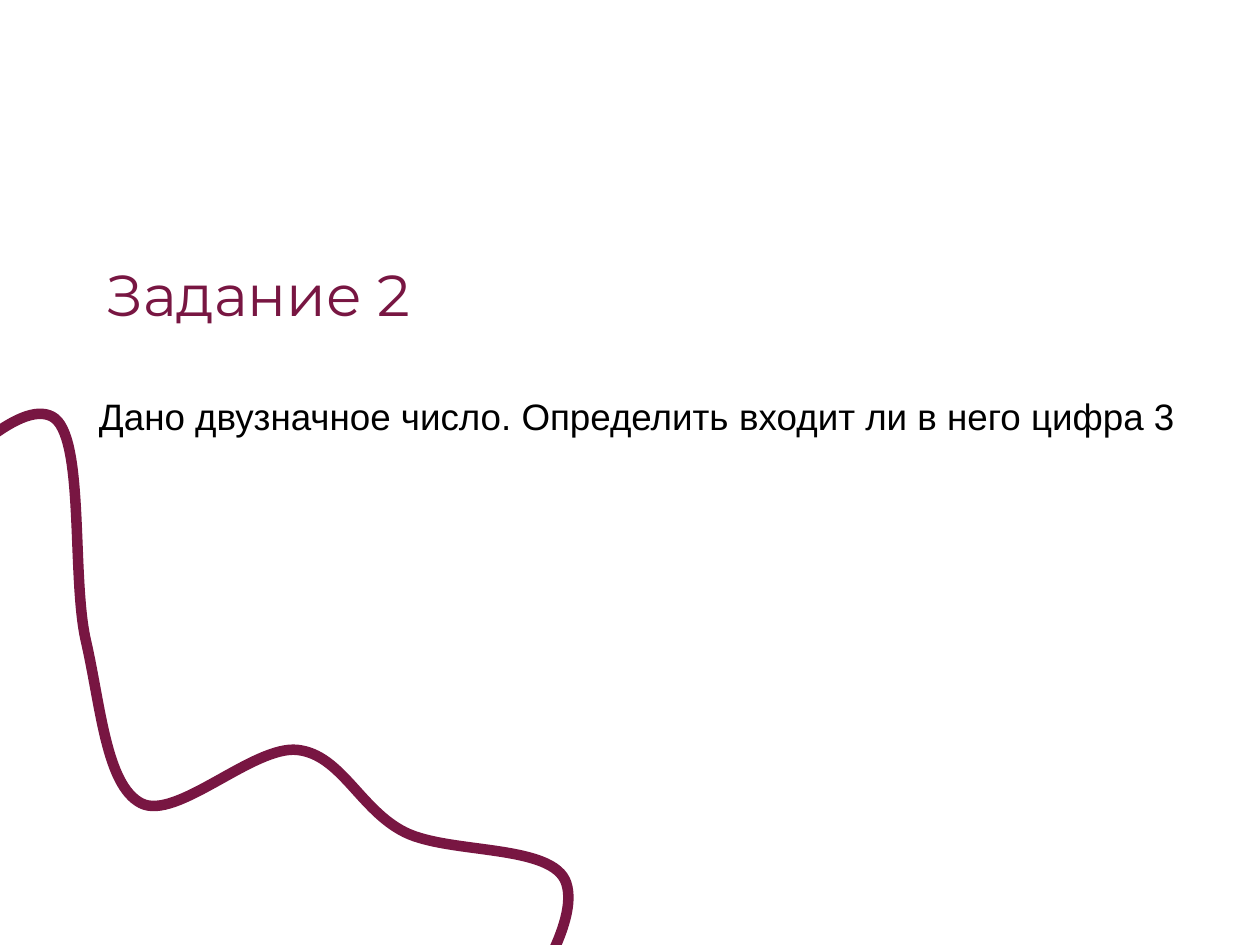
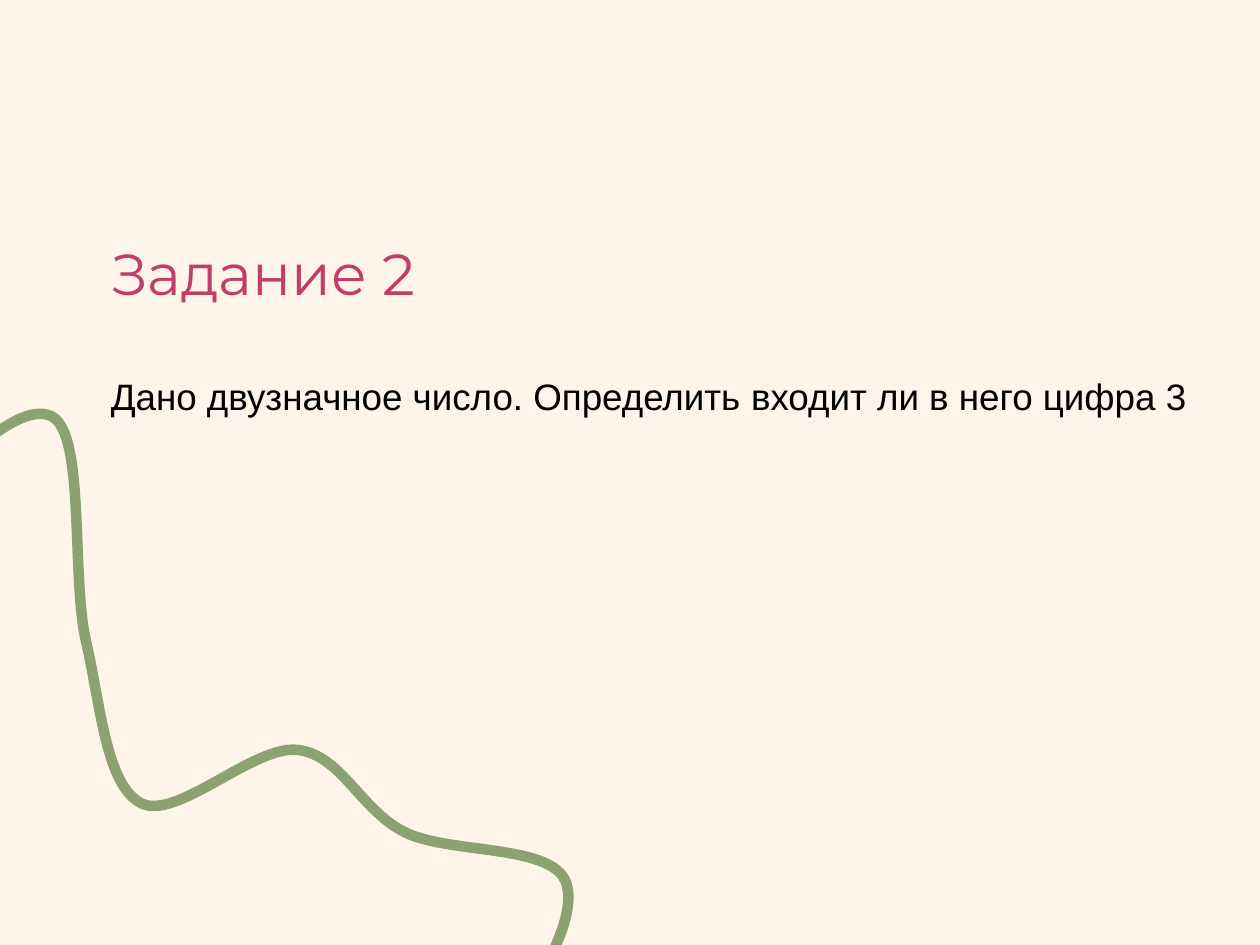
Before and after one commit to Svetlana184/SecondCourse, a slide deck: slide 10 of Презентация по программирвоанию _ Условный оператор в C#_.ppt (slide 8 before the commit). Drawn at 1260x945 pixels with LibreOffice and Linux fonts; fonts in the diff are those of the drawing. Boxes give left, top, right and bottom in pixels: in the first picture for what was removed or moved away, otherwise in the second. Text is boxed around its words. In the diff, an @@ line names an element or a change of style, - is before the commit and + after.

```diff
--- a/Презентация по программирвоанию _ Условный оператор в C#_.ppt
+++ b/Презентация по программирвоанию _ Условный оператор в C#_.ppt
@@ background #FFFFFF to #FEF4E8 @@
@@ title "Задание 2": place and size @@
-title "Задание 2" at <box>106,275,411,324</box>
+title "Задание 2" at <box>111,254,415,303</box>
@@ title "Задание 2" at <box>111,254,415,303</box>: text colour #781642 to #C03F68 @@
@@ freeform shape at <box>0,364,586,945</box>: outline #781642 6.01 pt to #8CA273 6.01 pt @@
@@ text "Дано двузначное число. Определить входит ...": place and size @@
-text "Дано двузначное число. Определить входит ..." at <box>99,403,1174,438</box>
+text "Дано двузначное число. Определить входит ..." at <box>111,383,1186,417</box>
```
Also in this commit, not shown: 15 other slides changed, 5 slides added, 1 slide removed, 2 other files.
